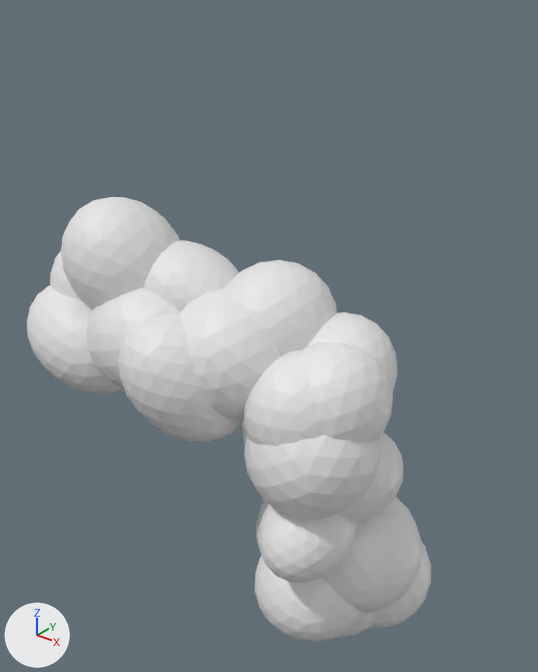
What one commit did to the OBJ model data/chains/chain_09/chain.obj.
The view is the same before and after, from a camera (50 mm lens) standing at (3.06, -2.35, 1.53) and looking at (0.71, 0.59, -0.3). Lighting does not change. The marker at lower left points along +X, +Y and +Z. The first picture is the older version. Where no turn or scale is listed for an object, it has been applied to the vertices.

Objects in the first picture: 'chain'.
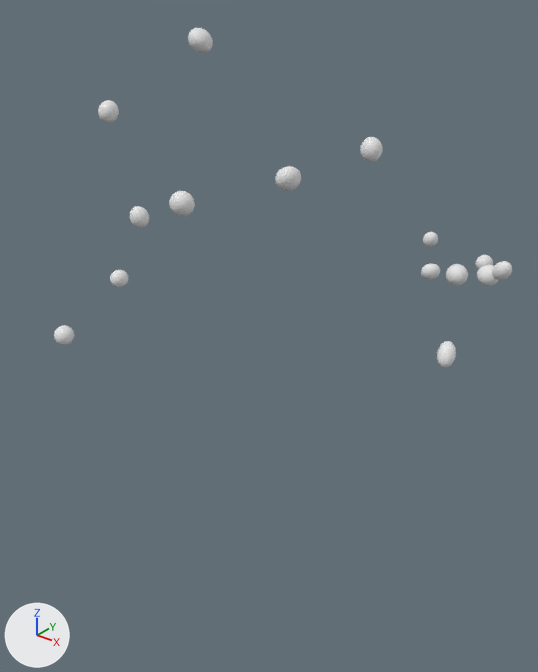
The change, as a list of edits to the scene's bpy script:
```text
Change me_chain:
    remove me_chain.from_pydata(...)  # 4374 vertices, 8640 faces; spans x -0.29..1.88, y -0.53..1.73, z -1.78..0.57
    add me_chain.from_pydata(...)  # 2430 vertices, 4800 faces; spans x -0.01..1.95, y -0.47..2.0, z -0.22..1.33
    me_chain part 1: the loose piece of 162 vertices spanning x -0.26..0.34, y -0.27..0.35, z -0.27..0.32 is multiplied about its middle by the matrix ((0.117, 0.007, -0.109), (-0.016, 0.159, -0.007), (0.108, 0.016, 0.117)), then moved by (0.04, 0.04, 0.03)
    me_chain part 2: the loose piece of 162 vertices spanning x -0.29..0.46, y -0.45..0.17, z -0.49..0.08 is multiplied about its middle by the matrix ((0.001, 0.106, 0.108), (0.112, -0.073, 0.07), (0.101, 0.079, -0.079)), then moved by (-0.05, -0.14, 0.04)
    me_chain part 3: the loose piece of 162 vertices spanning x 0.04..0.64, y -0.38..0.21, z -0.07..0.57 is multiplied about its middle by the matrix ((0.038, -0.128, 0.074), (0.137, 0.059, 0.033), (-0.057, 0.059, 0.13)), then moved by (0.08, -0.08, 0.73)
    me_chain part 4: the loose piece of 162 vertices spanning x 0.34..0.95, y -0.22..0.3, z -0.06..0.38 is multiplied about its middle by the matrix ((0.126, 0.071, 0.077), (-0.103, 0.065, 0.11), (0.017, -0.133, 0.095)), then moved by (0.05, -0.32, 0.43)
    me_chain part 5: the loose piece of 162 vertices spanning x 0.84..1.41, y -0.18..0.41, z -0.21..0.36 is multiplied about its middle by the matrix ((-0.167, -0.07, 0.004), (-0.062, 0.151, 0.077), (-0.033, 0.07, -0.164)), then moved by (-0.37, -0.04, 1.2)
    me_chain part 6: the loose piece of 162 vertices spanning x 0.72..1.34, y -0.38..0.22, z -0.34..0.26 is multiplied about its middle by the matrix ((-0.049, -0.091, 0.118), (-0.131, 0.086, 0.011), (-0.071, -0.095, -0.103)), then moved by (0.08, -0.34, 0.79)
    me_chain part 7: the loose piece of 162 vertices spanning x 1.23..1.77, y -0.26..0.3, z -0.48..0.12 is multiplied about its middle by the matrix ((0.169, -0.018, 0.065), (0.006, 0.179, 0.034), (-0.067, -0.029, 0.167)), then moved by (-0.24, -0.01, 0.97)
    me_chain part 8: the loose piece of 162 vertices spanning x 1.17..1.71, y -0.09..0.46, z -0.37..0.16 is multiplied about its middle by the matrix ((0.006, 0.109, -0.153), (-0.161, 0.082, 0.052), (0.097, 0.129, 0.096)), then moved by (-0.11, 0.36, 0.93)
    me_chain part 9: the loose piece of 162 vertices spanning x 1.17..1.71, y -0.33..0.23, z -0.49..0.08 is multiplied about its middle by the matrix ((-0.125, 0.088, 0.091), (-0.095, 0.019, -0.149), (-0.084, -0.153, 0.034)), then moved by (0.39, 0.86, 0.47)
    me_chain part 10: the loose piece of 162 vertices spanning x 1.15..1.78, y -0.36..0.27, z -0.72..-0.08 is multiplied about its middle by the matrix ((0.053, -0.121, -0.083), (-0.143, -0.024, -0.058), (0.032, 0.096, -0.119)), then moved by (0.36, 0.52, 0.39)
    me_chain part 11: the loose piece of 162 vertices spanning x 1.18..1.78, y -0.11..0.48, z -0.92..-0.37 is multiplied about its middle by the matrix ((0.082, 0.054, 0.114), (0.109, -0.098, -0.031), (0.064, 0.1, -0.093)), then moved by (0.42, 0.61, 0.96)
    me_chain part 12: the loose piece of 162 vertices spanning x 1.25..1.88, y -0.06..0.57, z -1.43..-0.79 is multiplied about its middle by the matrix ((-0.07, 0.032, 0.145), (-0.037, 0.151, -0.052), (-0.144, -0.055, -0.057)), then moved by (0.09, 0.61, 1.32)
    me_chain part 13: the loose piece of 162 vertices spanning x 0.12..0.75, y 1.1..1.73, z -1.47..-0.78 is multiplied about its middle by the matrix ((-0.14, -0.008, -0.062), (-0.026, 0.146, 0.039), (0.057, 0.046, -0.134)), then moved by (1.08, 0.13, 1.18)
    me_chain part 14: the loose piece of 162 vertices spanning x 0.56..1.13, y 0.73..1.42, z -1.62..-1.05 is multiplied about its middle by the matrix ((-0.086, -0.085, -0.089), (-0.091, 0.117, -0.023), (0.083, 0.04, -0.119)), then moved by (0.49, 0.17, 1.38)
    me_chain part 15: the loose piece of 162 vertices spanning x 0.61..1.16, y -0.53..0.06, z -0.48..0.17 is multiplied about its middle by the matrix ((0.075, -0.011, 0.142), (-0.07, -0.143, -0.02), (0.168, -0.077, -0.046)), then moved by (0.09, 2.19, 0.12)
    me_chain part 16: 12 loose pieces with 1944 vertices, spanning x 0.13..1.85, y -0.44..1.49, z -1.78..0.23, are deleted
```

Boxes (x1, y1, x2, y2) around the edits, measured in the pictures (538 x 672 px; the box of a moved part takes in the faces that stretch with it):
'chain', reshaped (13% wider, 24% shorter)
    before: (27, 197, 431, 642)
    after: (54, 28, 512, 368)
part 1 of me_chain, moved or reshaped
    before: (50, 251, 80, 299)
    after: (110, 270, 129, 287)
part 2 of me_chain, moved or reshaped
    before: (27, 285, 125, 394)
    after: (54, 325, 74, 345)
part 3 of me_chain, moved or reshaped
    before: (61, 197, 180, 310)
    after: (98, 100, 119, 123)
part 4 of me_chain, moved or reshaped
    before: (143, 240, 239, 311)
    after: (130, 206, 149, 228)
part 5 of me_chain, moved or reshaped
    before: (225, 260, 337, 356)
    after: (188, 28, 213, 53)
part 6 of me_chain, moved or reshaped
    before: (179, 288, 281, 420)
    after: (169, 191, 195, 216)
part 7 of me_chain, moved or reshaped
    before: (302, 342, 393, 443)
    after: (275, 166, 301, 191)
part 8 of me_chain, moved or reshaped
    before: (307, 312, 398, 392)
    after: (360, 137, 383, 162)
part 9 of me_chain, moved or reshaped
    before: (244, 350, 323, 446)
    after: (477, 265, 498, 286)
part 10 of me_chain, moved or reshaped
    before: (244, 434, 380, 519)
    after: (437, 341, 456, 368)
part 11 of me_chain, moved or reshaped
    before: (339, 432, 403, 525)
    after: (492, 261, 512, 280)
part 12 of me_chain, moved or reshaped
    before: (323, 497, 422, 613)
    after: (446, 264, 468, 286)
part 13 of me_chain, moved or reshaped (not visible before)
    after: (475, 255, 493, 269)
part 14 of me_chain, moved or reshaped (not visible before)
    after: (421, 263, 440, 279)
part 15 of me_chain, moved or reshaped
    before: (118, 313, 244, 442)
    after: (423, 232, 438, 247)
part 16 of me_chain, deleted
    before: (86, 287, 431, 642)
